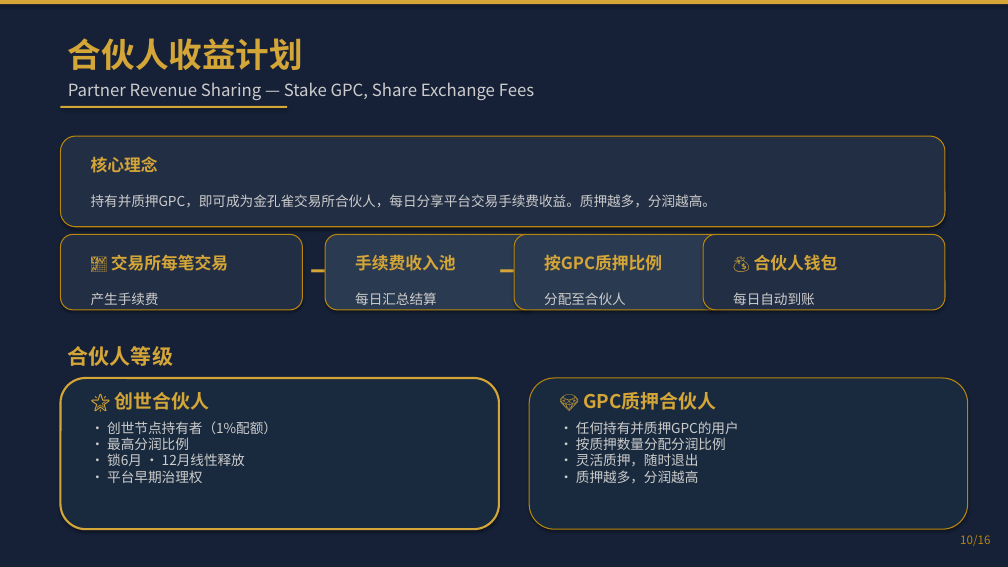
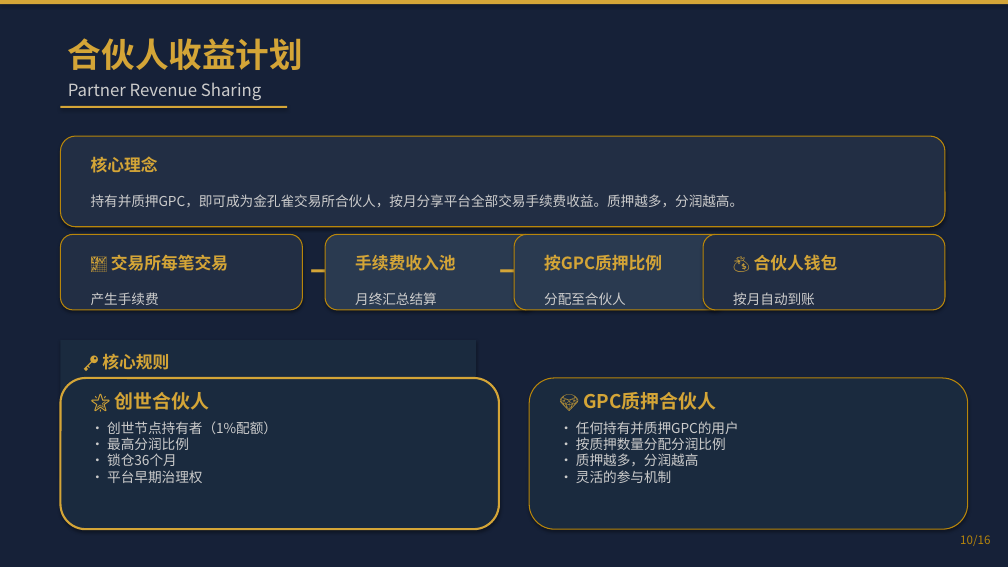
Before and after one commit to 7-Benson/golden-peacock-exchange, a slide deck: slide 10 of projects/金孔雀交易所PPT/金孔雀交易所_Golden_Peacock_Exchange.pptx. Drawn at 1008x567 pixels with LibreOffice and Linux fonts; fonts in the diff are those of the drawing. Boxes give left, top, right and bottom in pixels: in the first picture for what was removed or moved away, otherwise in the second. Text is boxed around its words. In the diff, an @@ line names an element or a change of style, - is before the commit and + after.

Commit message:
feat: 金孔雀交易所PPT v1.1 定位调整为综合性合规资产交易平台
- 定位从数字资产交易平台 → 多种合规复合型资产的综合性交易平台
- GPC总量从100亿调整为10亿
- 新增股票证券资产交易模块
- 创世节点及合伙人锁仓调整为36个月
- 交易所手续费月结
- 全部页面更新平台定位描述

```diff
--- a/projects/金孔雀交易所PPT/金孔雀交易所_Golden_Peacock_Exchange.pptx
+++ b/projects/金孔雀交易所PPT/金孔雀交易所_Golden_Peacock_Exchange.pptx
@@ text at box(68, 82, 261, 100): text changed @@
-Partner Revenue Sharing — Stake GPC, Share Exchange Fees
+Partner Revenue Sharing
@@ text at box(91, 194, 744, 207): text changed @@
-持有并质押GPC，即可成为金孔雀交易所合伙人，每日分享平台交易手续费收益。质押越多，分润越高。
+持有并质押GPC，即可成为金孔雀交易所合伙人，按月分享平台全部交易手续费收益。质押越多，分润越高。
@@ text at box(355, 292, 437, 305): text changed @@
-每日汇总结算
+月终汇总结算
@@ text at box(733, 292, 815, 305): text changed @@
-每日自动到账
+按月自动到账
@@ rectangle added at box(60, 340, 476, 476), fill #1A2A3E @@
@@ text removed at box(68, 346, 173, 366) @@
-合伙人等级
@@ text added at box(102, 354, 169, 370), 16 pt, text #D4A537, bold @@
+🔑 核心规则
@@ text added at box(93, 392, 270, 474), 13 pt, text #CCCCCC @@
+▸ 合伙人锁仓周期：36个月
+▸ 手续费结算方式：按月结算
+▸ 分润比例按质押GPC数量分配
+▸ 每月自动到账，无需手动领取
@@ text at box(107, 421, 277, 483): text changed @@
-• 创世节点持有者（1%配额）
-• 最高分润比例
-• 锁6月 · 12月线性释放
-• 平台早期治理权
+• 创世节点持有者（1%配额）
+• 最高分润比例
+• 锁仓36个月
+• 平台早期治理权
@@ text at box(576, 421, 739, 483): text changed @@
-• 任何持有并质押GPC的用户
-• 按质押数量分配分润比例
-• 灵活质押，随时退出
-• 质押越多，分润越高
+• 任何持有并质押GPC的用户
+• 按质押数量分配分润比例
+• 质押越多，分润越高
+• 灵活的参与机制
```
Also in this commit, not shown: 13 other slides changed, 1 slide added, 1 slide removed, 2 other files.
